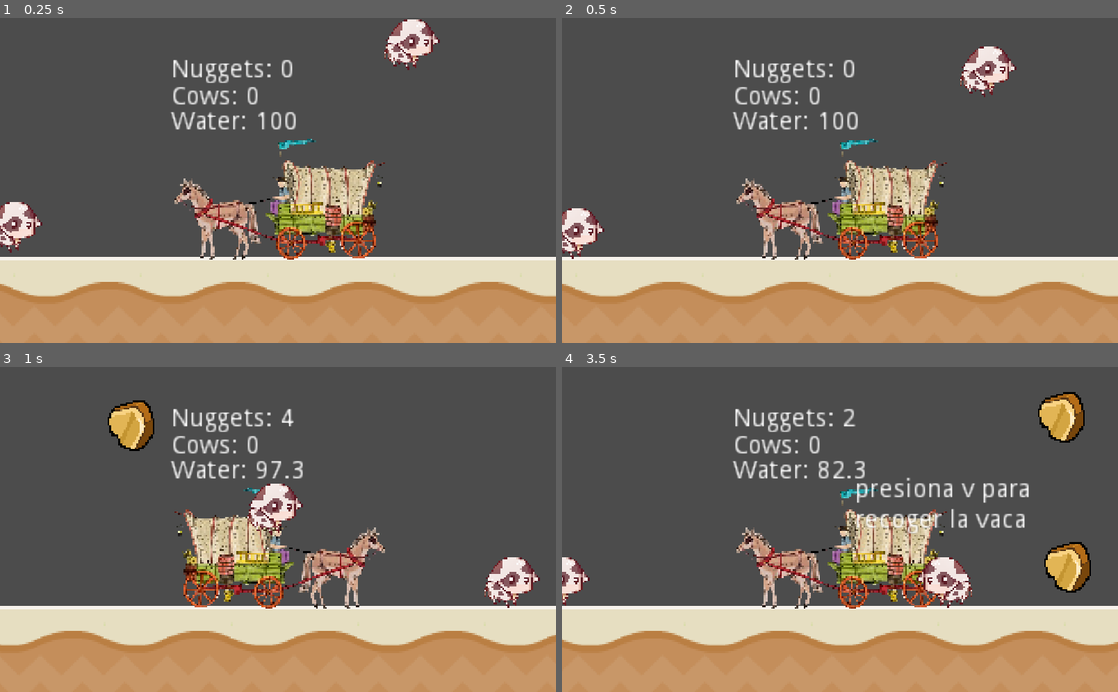
Above: before the commit, frames 1-4 (two rows, left to right).
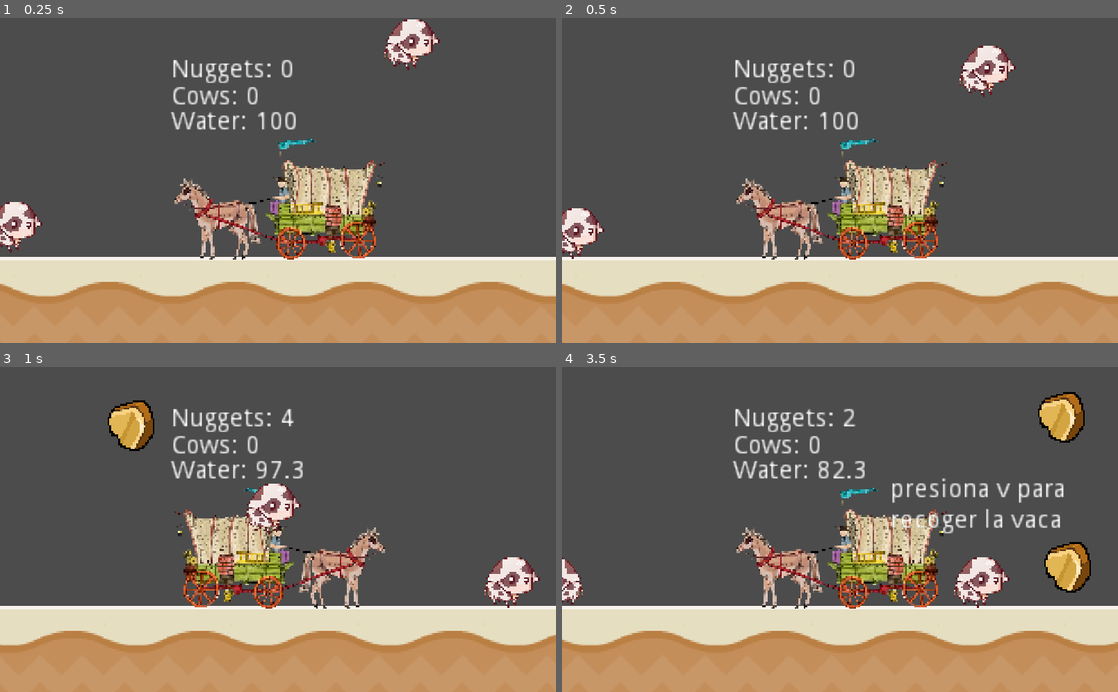
Above: after the commit, the same moments.

Repository: Asdaois/west-cow-builder
Game: Godot game, scene res://Main.tscn
Two runs of this game, one before a commit and one after it. Both use one fixed random seed, a clock stepped at 60 frames per second and the inputs below.
Inputs:
- Up to frame 1 (0.25 s): no input
- Up to frame 2 (0.5 s): no input
- Up to frame 3 (1 s): hold Right (ui_right) from 0.53 s (still down); hold Up (drop_nugget) from 0.53 s (still down)
- Up to frame 4 (3.5 s): tap V at 1.25, 2 s; release Up (drop_nugget) at 1.28 s; tap Up (drop_nugget) at 1.35, 2.85 s; release Right (ui_right) at 2.03 s; hold Up (drop_nugget) 2.03-2.78 s; hold Left (ui_left) from 2.03 s (still down)

Frame 1 is identical in both runs. In frame 2, 0.2% of the frame differs, in the area x 71-82%, y 8-25%; in frame 3, 0.5%; in frame 4, 4.0%, in the area x 0-91%, y 33-75%.

Commit message:
Add basic functionality to barricade

Diff:
--- a/game/Main.tscn
+++ b/game/Main.tscn
@@ -7,6 +7,8 @@
 [ext_resource path="res://menu/Menu.tscn" type="PackedScene" id=5]
 [ext_resource path="res://Main.gd" type="Script" id=6]
 [ext_resource path="res://item-creator/ItemCreator.tscn" type="PackedScene" id=7]
+[ext_resource path="res://buildings/barricade/Barricade.tscn" type="PackedScene" id=8]
+[ext_resource path="res://enemy/Enemy.tscn" type="PackedScene" id=9]
 
 [node name="Main" type="Node2D"]
 script = ExtResource( 6 )
@@ -17,6 +19,9 @@
 
 [node name="Town_hall" parent="." instance=ExtResource( 4 )]
 position = Vector2( 892, 65 )
+
+[node name="Barricade" parent="." instance=ExtResource( 8 )]
+position = Vector2( 755, 81 )
 
 [node name="Player" parent="." instance=ExtResource( 1 )]
 position = Vector2( 217, 6 )
@@ -40,9 +45,9 @@
 position = Vector2( 518.258, 27.8014 )
 
 [node name="Cow4" parent="." instance=ExtResource( 3 )]
-position = Vector2( 708.531, 21.8553 )
-
-[node name="Cow5" parent="." instance=ExtResource( 3 )]
 position = Vector2( 282.795, -29.2806 )
 
+[node name="Enemy" parent="." instance=ExtResource( 9 )]
+position = Vector2( 1080, 66 )
+
 [editable path="Player"]
--- /dev/null
+++ b/game/buildings/barricade/Barricade.gd
@@ -0,0 +1,67 @@
+# class_name
+extends StaticBody2D
+
+# custom signals
+
+# enums - constant
+
+# exports variables
+export var BUILDING_TIME = 10
+
+# public - private variables
+var _buildable = false
+var _building = false
+var _built = false
+
+# on ready variables
+onready var label = $Label
+onready var start_building = $StartBulding
+onready var building_time = $BuildingTime
+onready var sprite = $Sprite
+
+# built-in functions
+
+func _process(delta):
+	if start_building.time_left > 0:
+		label.text = "Start building in: " + str(int(start_building.time_left)) + "s"
+	if building_time.time_left > 0:
+		label.text = "Building... " + str(int(building_time.time_left)) + "s left"
+
+func _input(event):
+	if(_buildable):
+		if event.is_action_pressed("ui_down"):
+			_start_input_timer(3)
+		if event.is_action_released("ui_down"):
+			_stop_input_timer()
+
+# public - private functions
+func _start_input_timer(duration):
+	start_building.start(duration)
+
+func _stop_input_timer():
+	start_building.stop()
+	label.text = "Presiona v para\nconstruir una\nbarricada"
+
+# signals handlers
+func _on_Area2D_body_entered(body):
+	if body is Player and _built == false:
+		label.text = "Presiona v para\nconstruir una\nbarricada"
+		_buildable = true
+
+func _on_Area2D_body_exited(body):
+	if body is Player and _built == false:
+		label.text = ""
+		_buildable = false
+
+func _on_StartBulding_timeout():
+	label.text = ""
+	_building = true
+	building_time.start(BUILDING_TIME)
+
+func _on_BuildingTime_timeout():
+	_built = true
+	_building = false
+	_buildable = false
+	sprite.frame = 1
+	self.set_collision_layer_bit(6, true)
+	label.text = ""
--- a/game/buildings/barricade/Barricade.tscn
+++ b/game/buildings/barricade/Barricade.tscn
@@ -1,15 +1,53 @@
-[gd_scene load_steps=3 format=2]
+[gd_scene load_steps=5 format=2]
 
 [ext_resource path="res://buildings/barricade/sprites/barricade.png" type="Texture" id=1]
+[ext_resource path="res://buildings/barricade/Barricade.gd" type="Script" id=2]
 
 [sub_resource type="RectangleShape2D" id=1]
 extents = Vector2( 15, 14 )
 
+[sub_resource type="CircleShape2D" id=2]
+radius = 19.0263
+
 [node name="Barricade" type="StaticBody2D"]
+collision_layer = 0
+collision_mask = 0
+script = ExtResource( 2 )
+__meta__ = {
+"_edit_group_": true
+}
 
 [node name="Sprite" type="Sprite" parent="."]
 scale = Vector2( 0.5, 0.75 )
 texture = ExtResource( 1 )
+hframes = 2
 
 [node name="CollisionShape2D" type="CollisionShape2D" parent="."]
 shape = SubResource( 1 )
+
+[node name="Area2D" type="Area2D" parent="."]
+
+[node name="CollisionShape2D" type="CollisionShape2D" parent="Area2D"]
+shape = SubResource( 2 )
+
+[node name="Label" type="Label" parent="."]
+margin_left = -60.0
+margin_top = -73.0
+margin_right = 60.0
+margin_bottom = -25.0
+size_flags_horizontal = 0
+align = 1
+__meta__ = {
+"_edit_use_anchors_": false
+}
+
+[node name="StartBulding" type="Timer" parent="."]
+one_shot = true
+
+[node name="BuildingTime" type="Timer" parent="."]
+one_shot = true
+
+[connection signal="body_entered" from="Area2D" to="." method="_on_Area2D_body_entered"]
+[connection signal="body_exited" from="Area2D" to="." method="_on_Area2D_body_exited"]
+[connection signal="timeout" from="StartBulding" to="." method="_on_StartBulding_timeout"]
+[connection signal="timeout" from="BuildingTime" to="." method="_on_BuildingTime_timeout"]
--- a/game/enemy/Enemy.tscn
+++ b/game/enemy/Enemy.tscn
@@ -10,7 +10,7 @@
 
 [node name="Enemy" type="KinematicBody2D"]
 collision_layer = 4
-collision_mask = 8
+collision_mask = 72
 script = ExtResource( 2 )
 __meta__ = {
 "_edit_group_": true
--- a/game/project.godot
+++ b/game/project.godot
@@ -102,6 +102,7 @@
 2d_physics/layer_4="Floor"
 2d_physics/layer_5="Cow"
 2d_physics/layer_6="Broken Cart"
+2d_physics/layer_7="Barricade"
 
 [physics]
 
Not shown: 1 places in game/Main.tscn that only renumber resources
Binary file changed: game/buildings/barricade/sprites/barricade.png
